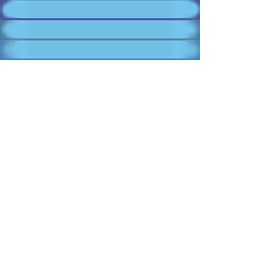
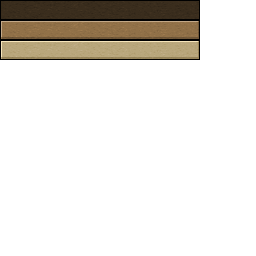
Layer changes from the first 256 × 256 image to the second:
renamed "Layer 0" to "Layer 1", painted on it over left=0, top=0, right=200, bottom=60
